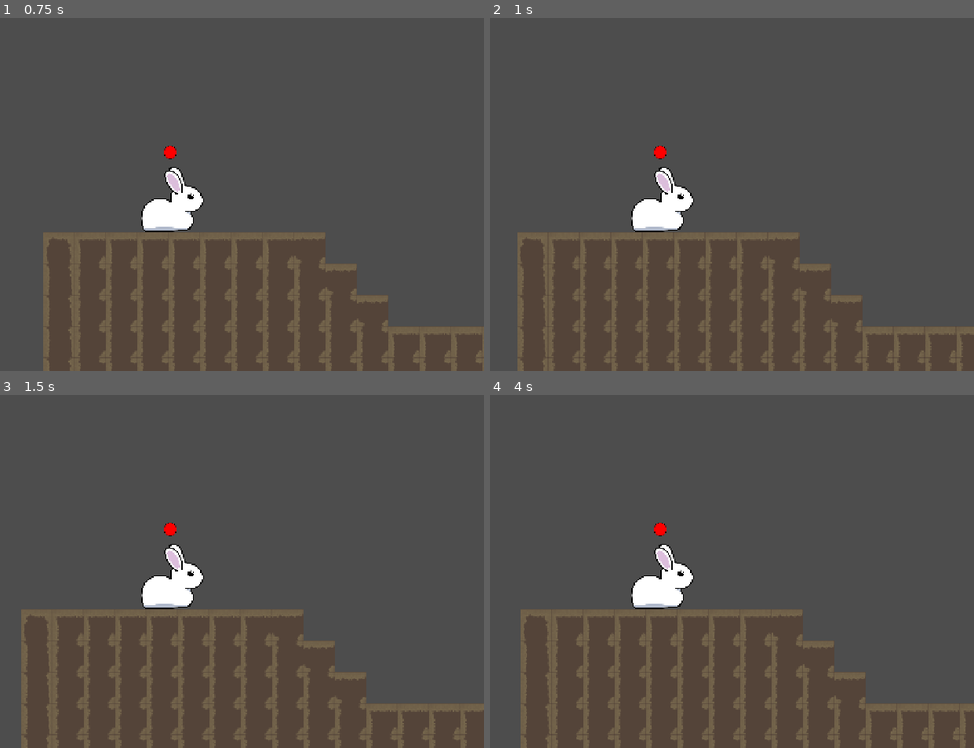
Above: before the commit, frames 1-4 (two rows, left to right).
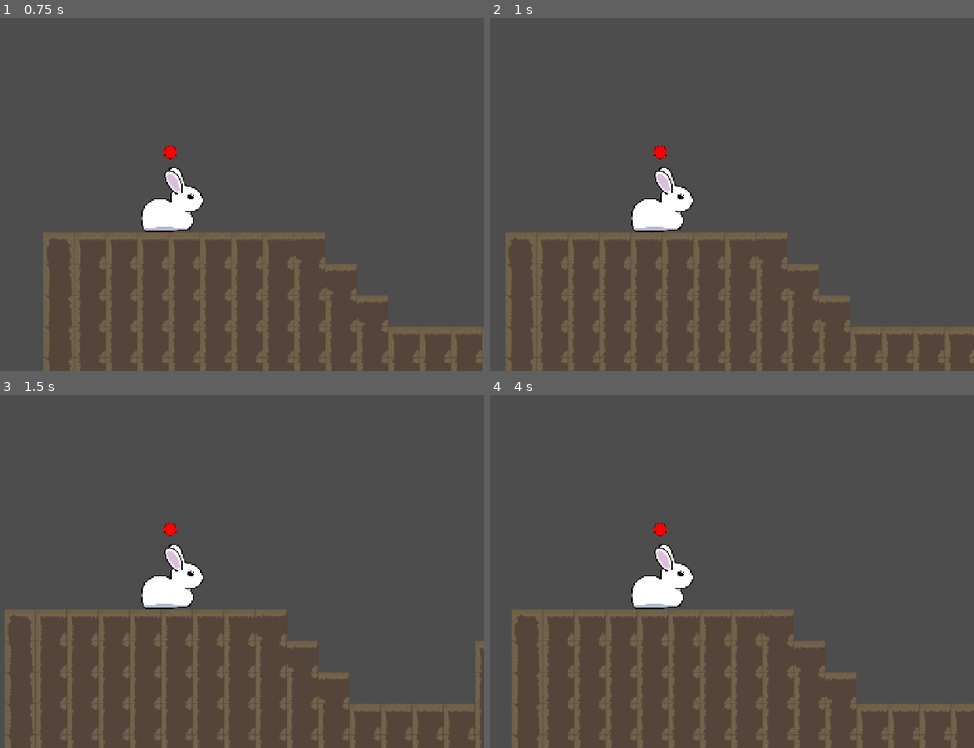
Above: after the commit, the same moments.

Repository: kaskadiia/haven-jam
Game: Godot game, scene res://scenes/game.tscn
Two runs of this game, one before a commit and one after it. Both use one fixed random seed, a clock stepped at 60 frames per second and the inputs below.
Inputs (mouse positions are in pixels of both pictures, inside the frame that each line leads up to):
- Up to frame 1 (0.75 s): move the mouse to (309, 176) at 0.52 s; tap Space (charge) at 0.6 s
- Up to frame 2 (1 s): click (799, 176) at 0.77 s
- Up to frame 3 (1.5 s): move the mouse to (43, 589) at 1.27 s; tap Space (charge) at 1.35 s
- Up to frame 4 (4 s): click (533, 589) at 1.52 s; move the mouse to (722, 493) at 2.02 s; tap Space (charge) at 2.1, 2.85, 3.6 s; tap Enter at 2.75 s; move the mouse to (630, 642) at 2.77 s; click (630, 642) at 3.02 s; move the mouse to (848, 624) at 3.52 s; click (848, 624) at 3.77 s

Frame 1 is identical in both runs. In frame 2, 9.7% of the frame differs, in the area x 3-100%, y 60-100%; in frame 3, 10%, in the area x 0-100%, y 60-100%; in frame 4, 9.3%.

Commit message:
again

Diff:
--- a/scripts/player.gd
+++ b/scripts/player.gd
@@ -24,8 +24,9 @@
 	hue = 1.0 - clampf(speed / 500, 0.85, 1)
 	indicator.self_modulate = Color.from_hsv(hue,1,1,1)
 
+	#setting charge values
 	if Input.is_action_just_pressed("charge"):
-		charge += 0.5
+		charge += 0.75
 	elif not Input.is_action_just_pressed("charge") and charge >= 0.1:
 		charge -= 0.01
 
